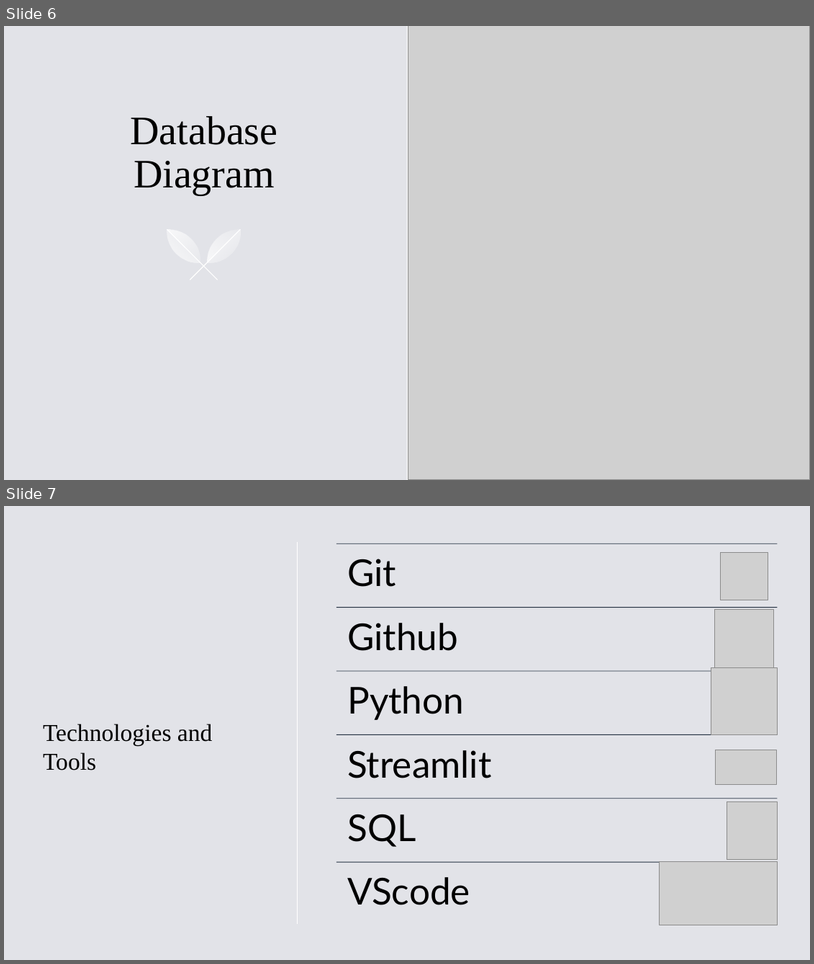
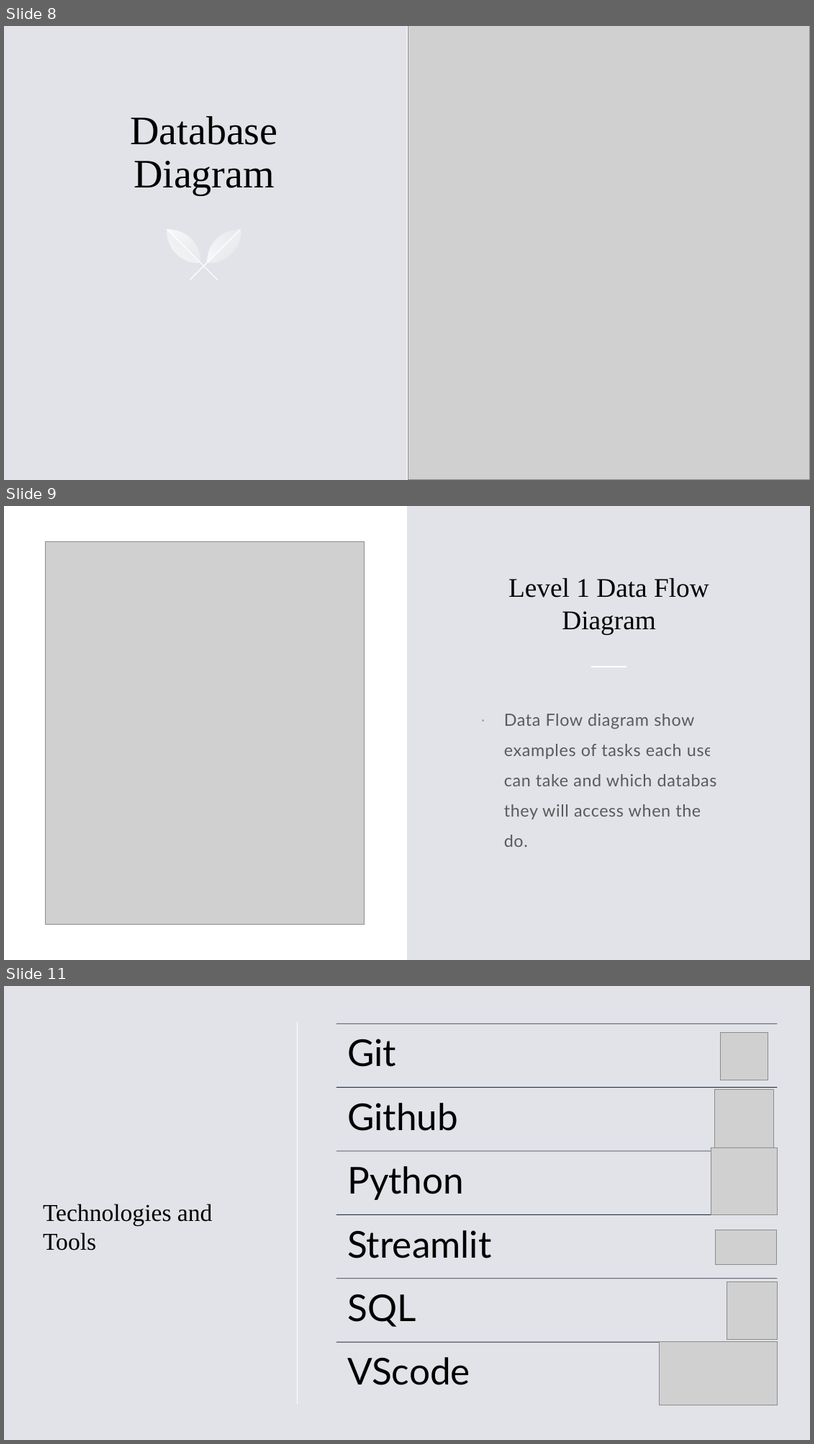
Before and after one commit to Nathan-H-Obrien/Streamlit, a slide deck: SE305 Presentation.pptx. Shown one above the other, each under a label of ours: slides 6 and 7 before the commit, slides 8, 9 and 11 after it; the slides between them are not shown. The pictures are 814x964 and 814x1444 pixels, drawn with LibreOffice and Linux fonts; fonts in the diff are those of the drawing; grey boxes stand for pictures. Boxes give left, top, right and bottom in pixels: in the first picture for what was removed or moved away, otherwise in the second. Text is boxed around its words. In the diff, an @@ line names an element or a change of style, - is before the commit and + after.

```diff
--- a/SE305 Presentation.pptx
+++ b/SE305 Presentation.pptx
@@ slide 9 added at bbox=[4, 506, 810, 960], background #E2E3E8 @@
@@ rectangle added at bbox=[4, 506, 407, 960], fill #FFFFFF @@
@@ picture added at bbox=[46, 542, 365, 924] @@
@@ title added at bbox=[509, 578, 710, 634], 32 pt, text #000000 @@
+Level 1 Data Flow Diagram
@@ line added from (592, 667) to (627, 667), #FFFFFF 1 pt @@
@@ text added at bbox=[504, 713, 727, 847], 20 pt, text #000000 at 60% opacity @@
+· Data Flow diagram shows examples of tasks each user can take and which database they will access when they do.
@@ what was slide 6 is now slide 8 @@
@@ what was slide 7 is now slide 11 @@
```
Also in this commit, not shown: 2 slides changed, 5 other slides added, 2 slides removed.
